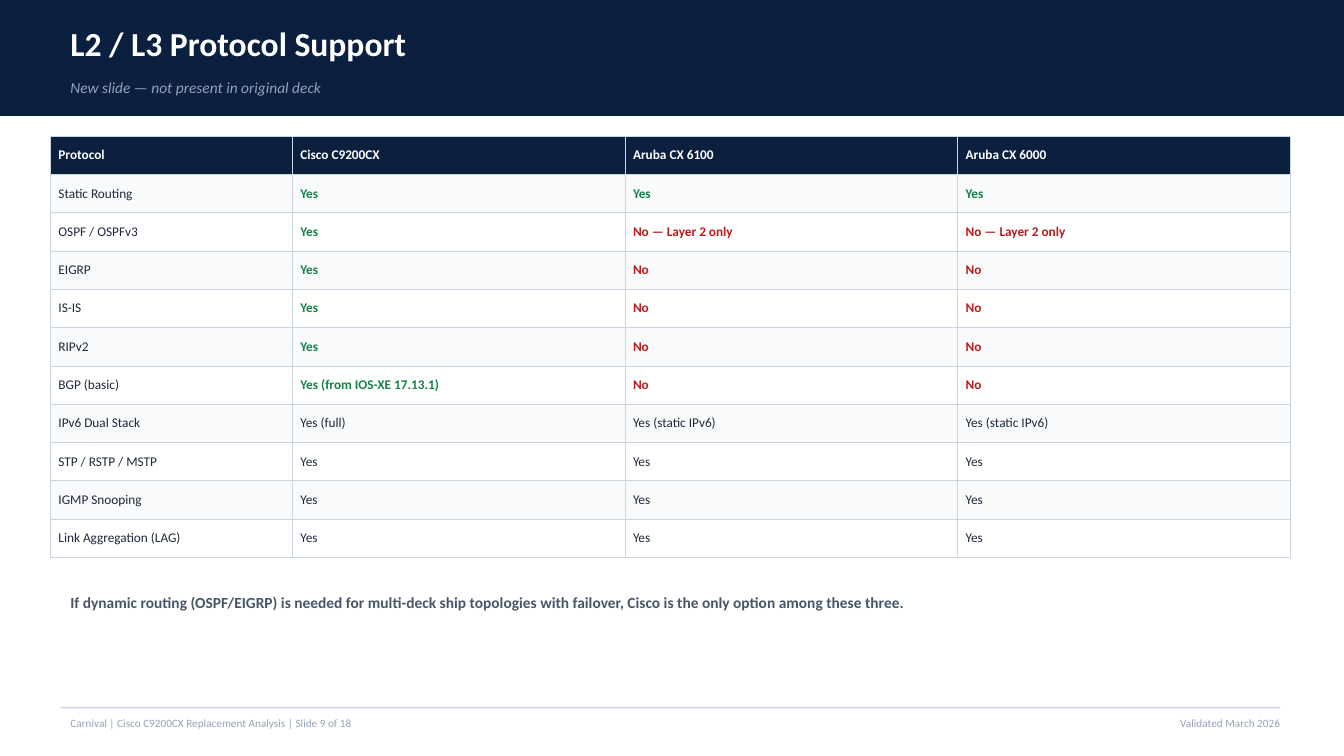
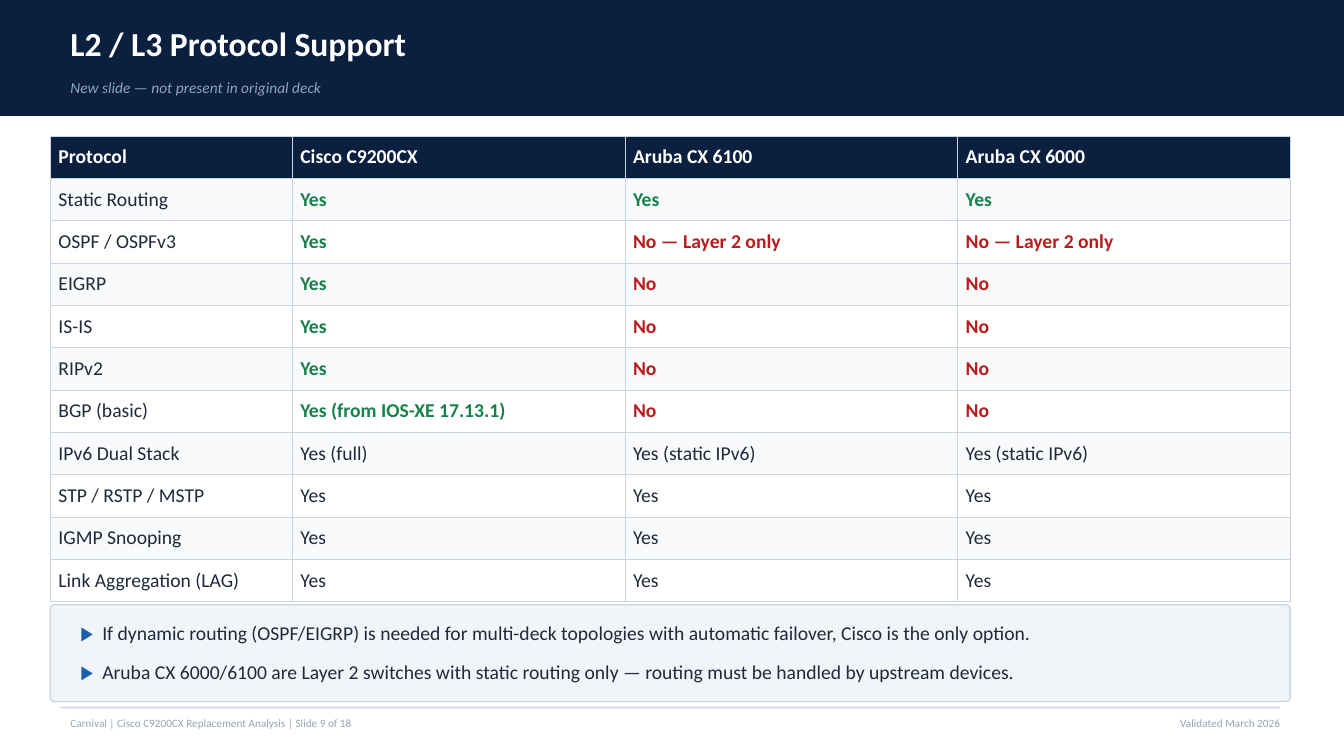
Before and after one commit to 91ped24-sketch/Comparaciones, a slide deck: slide 9 of Cisco_C9200CX_Replacement_Analysis_Validated.pptx. Drawn at 1344x756 pixels with LibreOffice and Linux fonts; fonts in the diff are those of the drawing. Boxes give left, top, right and bottom in pixels: in the first picture for what was removed or moved away, otherwise in the second. Text is boxed around its words. In the diff, an @@ line names an element or a change of style, - is before the commit and + after.

Commit message:
Font size modification

```diff
--- a/Cisco_C9200CX_Replacement_Analysis_Validated.pptx
+++ b/Cisco_C9200CX_Replacement_Analysis_Validated.pptx
@@ table at bbox=[50, 136, 1291, 595] @@
@@ size 9.5 to 14 pt @@
@@ rounded rectangle added at bbox=[50, 605, 1291, 702], fill #F1F5F9, outline #CBD5E1 1 pt @@
@@ text at bbox=[102, 626, 1030, 644]: text changed; size 11 to 14 pt; text colour #475569 to #1E293B; bold off @@
-If dynamic routing (OSPF/EIGRP) is needed for multi-deck ship topologies with failover, Cisco is the only option among these three.
+▶ If dynamic routing (OSPF/EIGRP) is needed for multi-deck topologies with automatic failover, Cisco is the only option.
@@ text added at bbox=[102, 665, 1014, 683], 14 pt, text #1E293B @@
+▶ Aruba CX 6000/6100 are Layer 2 switches with static routing only — routing must be handled by upstream devices.
```
Also in this commit, not shown: 16 other slides changed.
